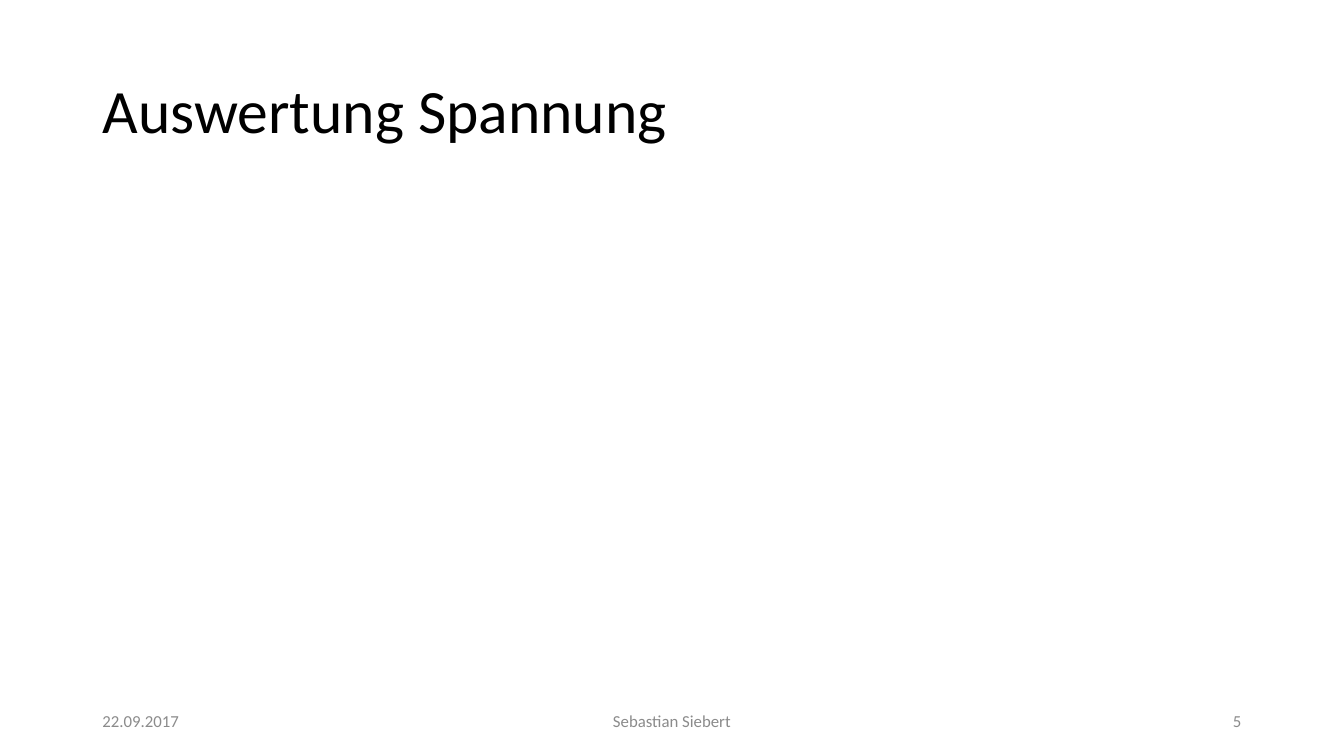
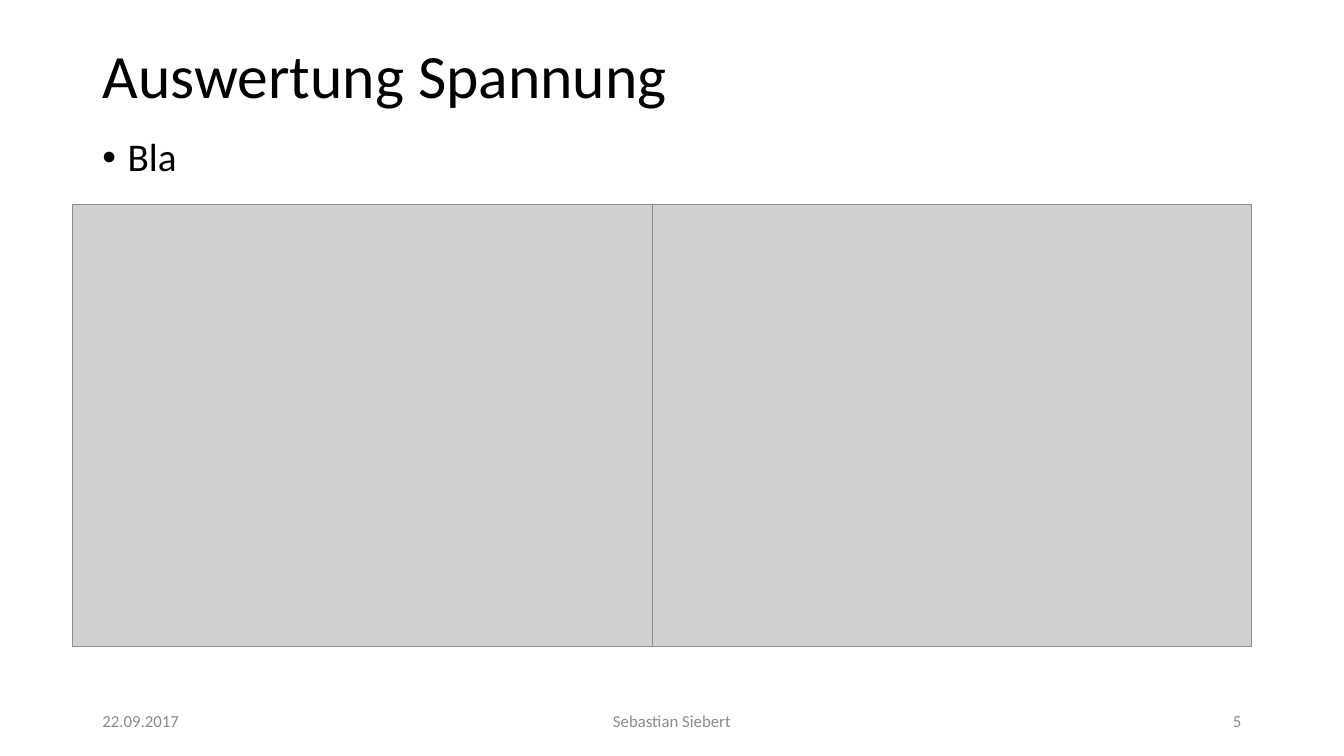
Before and after one commit to thewhitecat/grundpraktikum1, a slide deck: slide 5 of grundpraktikum2/Atomphysik/Atomphysik.pptx. Drawn at 1344x756 pixels with LibreOffice and Linux fonts; fonts in the diff are those of the drawing; grey boxes stand for pictures. Boxes give left, top, right and bottom in pixels: in the first picture for what was removed or moved away, otherwise in the second. Text is boxed around its words. In the diff, an @@ line names an element or a change of style, - is before the commit and + after.

Commit message:
ppp

```diff
--- a/grundpraktikum2/Atomphysik/Atomphysik.pptx
+++ b/grundpraktikum2/Atomphysik/Atomphysik.pptx
@@ title "Auswertung Spannung": place and size @@
-title "Auswertung Spannung" at [102,93,666,144]
+title "Auswertung Spannung" at [102,58,666,109]
@@ text added at [128,143,177,172], 28 pt, text #000000 @@
+• Bla
@@ picture added at [73,205,671,646] @@
@@ picture added at [652,205,1251,646] @@
```
Also in this commit, not shown: 3 other slides changed.
